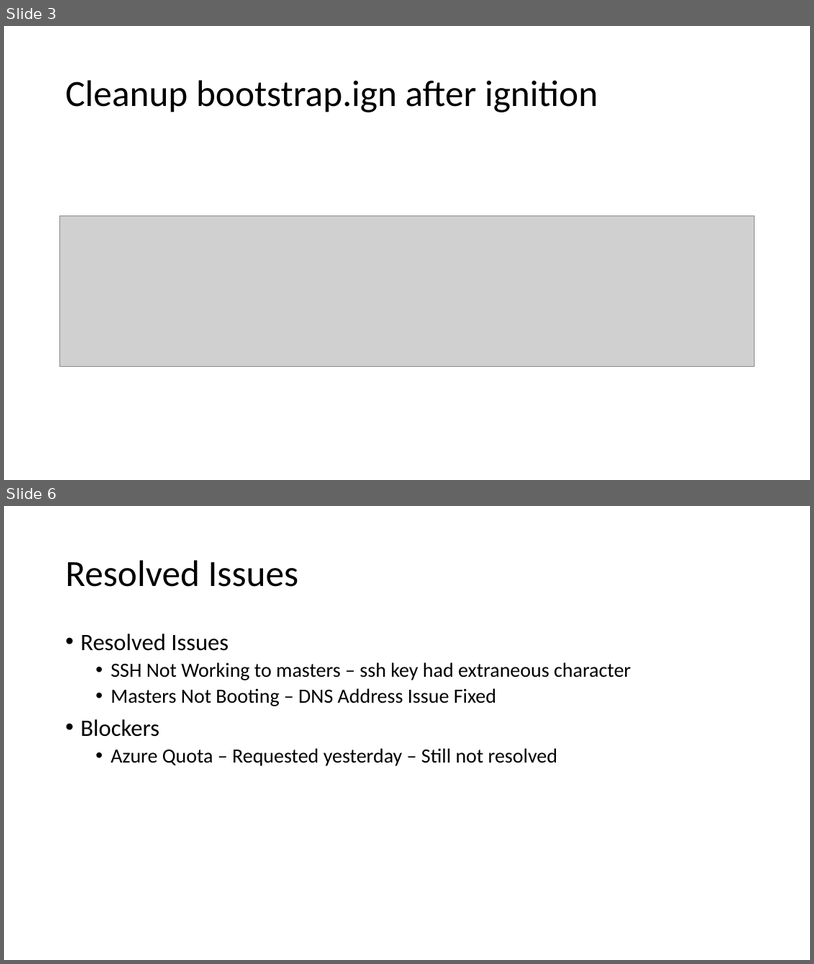
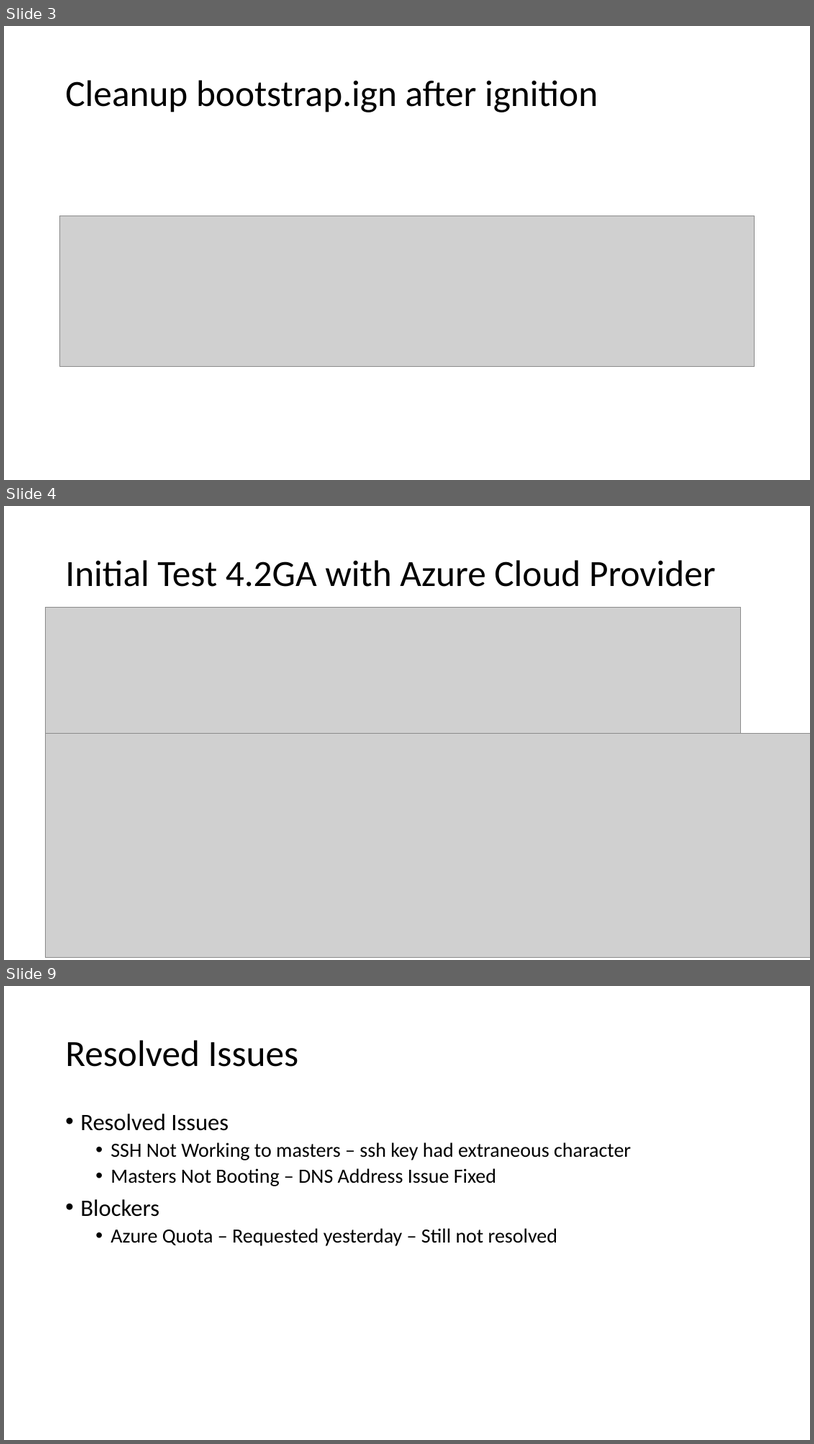
Before and after one commit to glennswest/ocpupi4azure, a slide deck: doc/azocpupidemo3.pptx. Shown one above the other, each under a label of ours: slides 3 and 6 before the commit, slides 3, 4 and 9 after it; the slides between them are not shown. The pictures are 814x964 and 814x1444 pixels, drawn with LibreOffice and Linux fonts; fonts in the diff are those of the drawing; grey boxes stand for pictures. Boxes give left, top, right and bottom in pixels: in the first picture for what was removed or moved away, otherwise in the second. Text is boxed around its words. In the diff, an @@ line names an element or a change of style, - is before the commit and + after.

```diff
--- a/doc/azocpupidemo3.pptx
+++ b/doc/azocpupidemo3.pptx
@@ slide 4 added at (4, 506, 810, 960), background #FFFFFF @@
@@ title added at (65, 560, 716, 587), 44 pt, text #000000 @@
+Initial Test 4.2GA with Azure Cloud Provider
@@ picture added at (46, 607, 741, 734) @@
@@ picture added at (46, 733, 810, 957) @@
@@ what was slide 6 is now slide 9 @@
```
Also in this commit, not shown: 2 slides changed, 2 other slides added, 2 other files.
